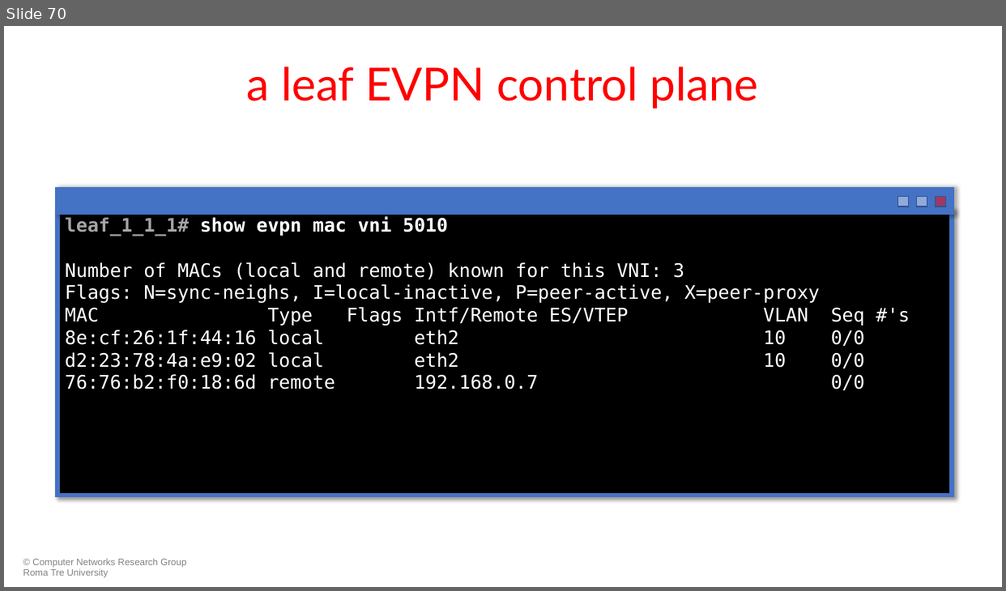
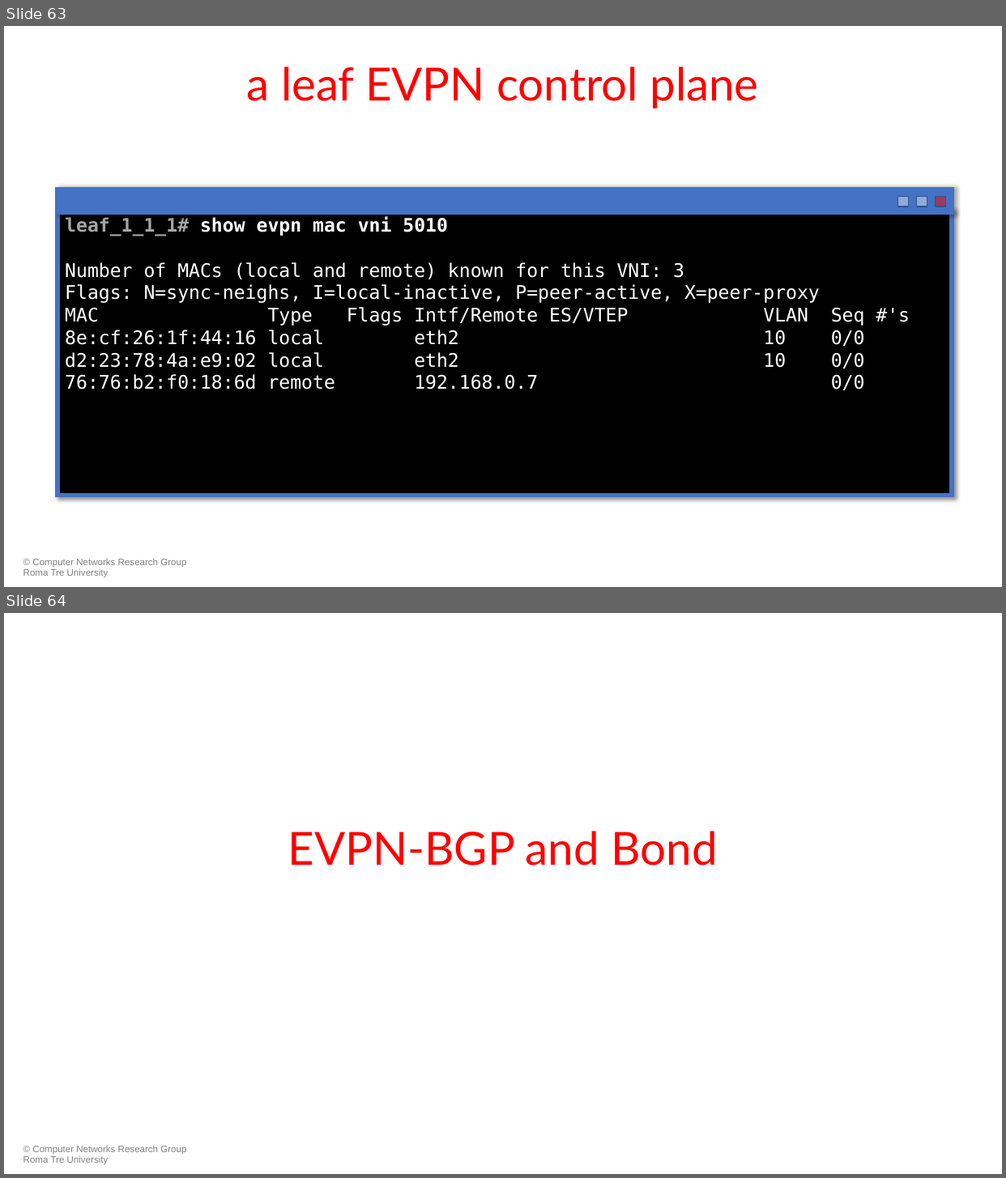
Before and after one commit to KatharaFramework/Kathara-Labs, a slide deck: main-labs/data-center-routing/data-center-vxlan/052-kathara-data_center_vxlan.pptx. Shown one above the other, each under a label of ours: slide 70 before the commit, slides 63 and 64 after it. The pictures are 1006x591 and 1006x1178 pixels, drawn with LibreOffice and Linux fonts; fonts in the diff are those of the drawing; background and template pictures are left out. Boxes give left, top, right and bottom in pixels: in the first picture for what was removed or moved away, otherwise in the second. Text is boxed around its words. In the diff, an @@ line names an element or a change of style, - is before the commit and + after.

```diff
--- a/main-labs/data-center-routing/data-center-vxlan/052-kathara-data_center_vxlan.pptx
+++ b/main-labs/data-center-routing/data-center-vxlan/052-kathara-data_center_vxlan.pptx
@@ slide 64 added at bbox=[4, 613, 1002, 1174], background #FFFFFF; not listed: 1 template element that a slide beside it also shows @@
@@ title added at bbox=[288, 831, 717, 866], 44 pt, text #FF0000 @@
+EVPN-BGP and Bond
@@ what was slide 70 is now slide 63 @@
```
Also in this commit, not shown: 12 slides changed, 2 other slides added, 2 slides removed, 55 other files.
